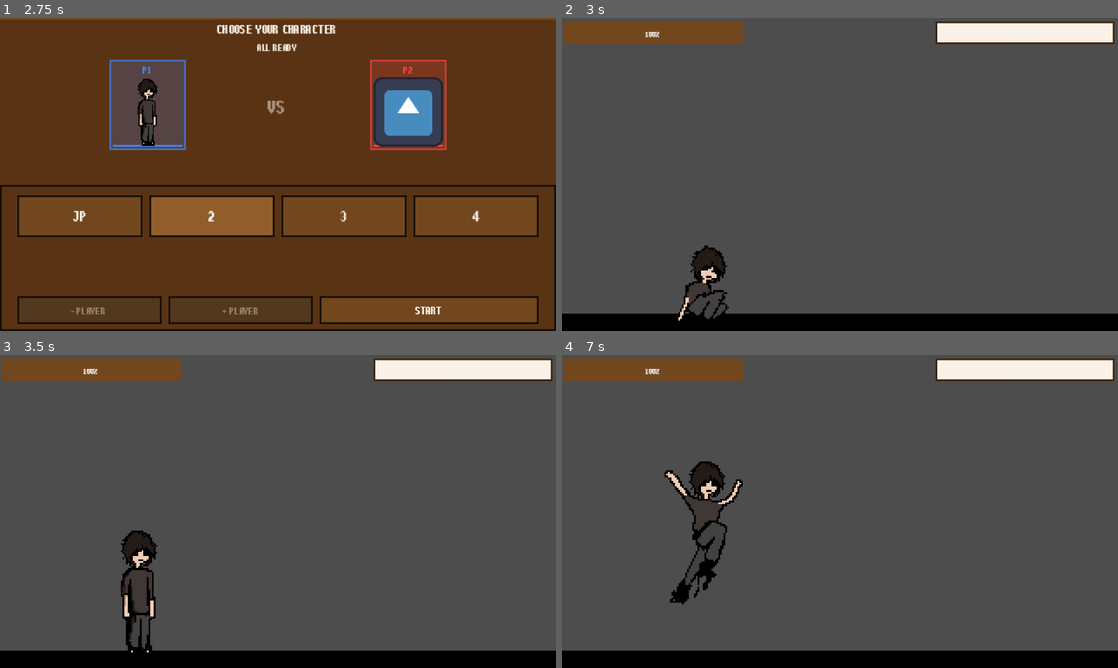
Above: before the commit, frames 1-4 (two rows, left to right).
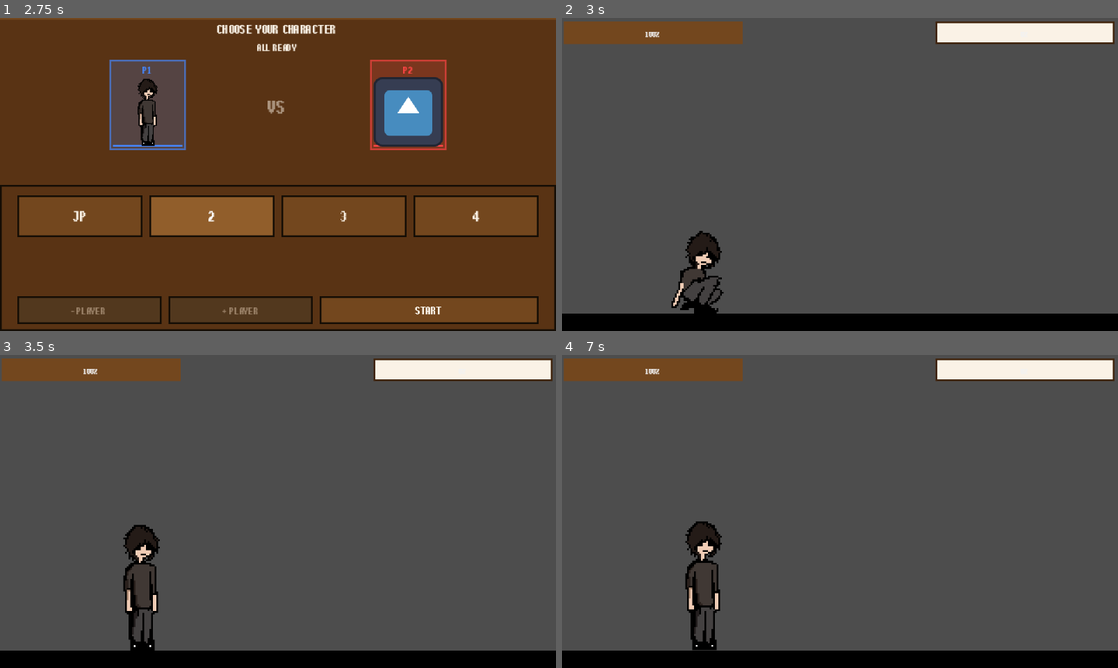
Above: after the commit, the same moments.

Repository: rcs227/Birkel-Brawlers
Game: Godot game, scene res://scenes/main_menu.tscn
Two runs of this game, one before a commit and one after it. Both use one fixed random seed, a clock stepped at 60 frames per second and the inputs below. The engine's default icon, where the game draws it, is replaced by a stand-in: a white triangle on a blue panel in a dark square.
Inputs:
- Up to frame 1 (2.75 s): click "PLAY" at 0.5 s; click "JP" at 1.25 s; click "2" at 2 s
- Up to frame 2 (3 s): click "START" at 2.75 s
- Up to frame 3 (3.5 s): no input
- Up to frame 4 (7 s): hold E (light_attack) 3.53-4.28 s; hold D (right) 3.53-5.03 s; tap Space (jump) at 3.77, 3.8, 4.07, 4.35, 4.52, 4.82, 6.02, 6.32, 6.77, 6.8 s; tap E (light_attack) at 4.55, 6.05 s; hold A (left) 5.03-5.78 s; hold Space (jump) 5.03-5.78 s; tap M (M) at 5.1 s; hold D (right) from 5.78 s (still down); tap Ctrl (crouch) at 5.85 s; hold E (light_attack) from 6.53 s (still down)

Frame 1 is identical in both runs. In frame 2, 1.4% of the frame differs, in the area x 19-30%, y 68-97%; in frame 3, 1.3%; in frame 4, 3.2%, in the area x 18-33%, y 34-95%.

Commit message:
Animations with sprite sheet

Diff:
--- a/characters/jp/jp.tscn
+++ b/characters/jp/jp.tscn
@@ -6,16 +6,10 @@
 [ext_resource type="Texture2D" uid="uid://p2pm8oyt21lo" path="res://sprites/jp/jp_shadow.png" id="2_vflki"]
 [ext_resource type="Texture2D" uid="uid://45l7sbbr4pnk" path="res://sprites/jp/jp_crouch.png" id="3_0ii53"]
 [ext_resource type="Resource" uid="uid://cvk0hf2lsaaln" path="res://characters/jp/attacks/light_special.tres" id="3_8hlw2"]
-[ext_resource type="Texture2D" uid="uid://lsgld8yayhbj" path="res://sprites/jp/jp_idle.png" id="4_8hlw2"]
-[ext_resource type="Texture2D" uid="uid://cf503hx2f27w5" path="res://sprites/jp/jp_block.png" id="5_h5w7u"]
-[ext_resource type="Texture2D" uid="uid://b7hi8yirtlfnh" path="res://sprites/jp/jp_shadow_light_attack.png" id="5_mi45g"]
-[ext_resource type="Texture2D" uid="uid://cmy6o2835akwx" path="res://sprites/jp/jp_shadow_medium_attack.png" id="6_h4wjq"]
+[ext_resource type="Texture2D" uid="uid://duvuwv5cknphb" path="res://characters/jp/jp_sprite_sheet.png" id="5_8hlw2"]
 [ext_resource type="Script" uid="uid://bewnpuayg7c65" path="res://scripts/player/state_machine.gd" id="7_h5w7u"]
-[ext_resource type="Texture2D" uid="uid://cidwveqyvjmw7" path="res://sprites/jp/jp_light_attack.png" id="8_8hlw2"]
 [ext_resource type="Script" uid="uid://kfxfdpxy4muh" path="res://scripts/player/states/idle_state.gd" id="8_fy61o"]
-[ext_resource type="Texture2D" uid="uid://cwnu5x0bex1b1" path="res://sprites/jp/jp_floating.png" id="8_qwne8"]
 [ext_resource type="Script" uid="uid://w2w0s7v86jh4" path="res://scripts/player/states/walk_state.gd" id="9_qwne8"]
-[ext_resource type="Texture2D" uid="uid://cbl7kxm4gh61h" path="res://sprites/jp/jp_landing.png" id="10_qwne8"]
 [ext_resource type="Script" uid="uid://cqwqubgkmfh58" path="res://scripts/player/states/attack_state.gd" id="10_v3aiu"]
 [ext_resource type="Script" uid="uid://45ekjxna8ejp" path="res://scripts/player/states/block_state.gd" id="11_7d0xu"]
 [ext_resource type="Script" uid="uid://b4yoke10a24wp" path="res://scripts/player/states/fall_state.gd" id="12_4cwt5"]
@@ -29,9 +23,9 @@
 [sub_resource type="RectangleShape2D" id="RectangleShape2D_hr5o0"]
 size = Vector2(20, 72)
 
-[sub_resource type="AtlasTexture" id="AtlasTexture_7d0xu"]
-atlas = ExtResource("5_h5w7u")
-region = Rect2(0, 0, 80, 80)
+[sub_resource type="AtlasTexture" id="AtlasTexture_mi45g"]
+atlas = ExtResource("5_8hlw2")
+region = Rect2(256, 384, 128, 128)
 
 [sub_resource type="AtlasTexture" id="AtlasTexture_4k224"]
 atlas = ExtResource("2_vflki")
@@ -49,115 +43,159 @@
 atlas = ExtResource("3_0ii53")
 region = Rect2(134, 0, 67, 72)
 
+[sub_resource type="AtlasTexture" id="AtlasTexture_h4wjq"]
+atlas = ExtResource("5_8hlw2")
+region = Rect2(96, 182, 48, 91)
+
+[sub_resource type="AtlasTexture" id="AtlasTexture_h5w7u"]
+atlas = ExtResource("5_8hlw2")
+region = Rect2(0, 1152, 128, 128)
+
+[sub_resource type="AtlasTexture" id="AtlasTexture_fy61o"]
+atlas = ExtResource("5_8hlw2")
+region = Rect2(128, 1152, 128, 128)
+
+[sub_resource type="AtlasTexture" id="AtlasTexture_qwne8"]
+atlas = ExtResource("5_8hlw2")
+region = Rect2(256, 1152, 128, 128)
+
+[sub_resource type="AtlasTexture" id="AtlasTexture_v3aiu"]
+atlas = ExtResource("5_8hlw2")
+region = Rect2(384, 1152, 128, 128)
+
+[sub_resource type="AtlasTexture" id="AtlasTexture_7d0xu"]
+atlas = ExtResource("5_8hlw2")
+region = Rect2(512, 1152, 128, 128)
+
 [sub_resource type="AtlasTexture" id="AtlasTexture_4cwt5"]
-atlas = ExtResource("8_qwne8")
-region = Rect2(0, 0, 64, 80)
-
-[sub_resource type="AtlasTexture" id="AtlasTexture_sfd5a"]
-atlas = ExtResource("4_8hlw2")
-region = Rect2(0, 0, 29, 74)
-
-[sub_resource type="AtlasTexture" id="AtlasTexture_j174a"]
-atlas = ExtResource("4_8hlw2")
-region = Rect2(29, 0, 29, 74)
-
-[sub_resource type="AtlasTexture" id="AtlasTexture_u10nd"]
-atlas = ExtResource("4_8hlw2")
-region = Rect2(58, 0, 29, 74)
-
-[sub_resource type="AtlasTexture" id="AtlasTexture_nr3pk"]
-atlas = ExtResource("4_8hlw2")
-region = Rect2(87, 0, 29, 74)
-
-[sub_resource type="AtlasTexture" id="AtlasTexture_2utmg"]
-atlas = ExtResource("4_8hlw2")
-region = Rect2(116, 0, 29, 74)
+atlas = ExtResource("5_8hlw2")
+region = Rect2(640, 1152, 128, 128)
 
 [sub_resource type="AtlasTexture" id="AtlasTexture_u6jbq"]
-atlas = ExtResource("10_qwne8")
-region = Rect2(0, 18, 64, 82)
+atlas = ExtResource("5_8hlw2")
+region = Rect2(768, 1152, 128, 128)
 
 [sub_resource type="AtlasTexture" id="AtlasTexture_3y1rc"]
-atlas = ExtResource("10_qwne8")
-region = Rect2(64, 18, 64, 82)
-
-[sub_resource type="AtlasTexture" id="AtlasTexture_mi45g"]
-atlas = ExtResource("8_8hlw2")
-region = Rect2(0, 0, 64, 80)
-
-[sub_resource type="AtlasTexture" id="AtlasTexture_h4wjq"]
-atlas = ExtResource("8_8hlw2")
-region = Rect2(64, 0, 64, 80)
-
-[sub_resource type="AtlasTexture" id="AtlasTexture_h5w7u"]
-atlas = ExtResource("8_8hlw2")
-region = Rect2(128, 0, 64, 80)
-
-[sub_resource type="AtlasTexture" id="AtlasTexture_fy61o"]
-atlas = ExtResource("8_8hlw2")
-region = Rect2(192, 0, 64, 80)
-
-[sub_resource type="AtlasTexture" id="AtlasTexture_qwne8"]
-atlas = ExtResource("8_8hlw2")
-region = Rect2(256, 0, 64, 80)
-
-[sub_resource type="AtlasTexture" id="AtlasTexture_v3aiu"]
-atlas = ExtResource("8_8hlw2")
-region = Rect2(320, 0, 64, 80)
-
-[sub_resource type="AtlasTexture" id="AtlasTexture_0v5ke"]
-atlas = ExtResource("5_mi45g")
-region = Rect2(0, 0, 80, 84)
-
-[sub_resource type="AtlasTexture" id="AtlasTexture_nucey"]
-atlas = ExtResource("5_mi45g")
-region = Rect2(80, 0, 80, 84)
-
-[sub_resource type="AtlasTexture" id="AtlasTexture_ei0xq"]
-atlas = ExtResource("5_mi45g")
-region = Rect2(160, 0, 80, 84)
-
-[sub_resource type="AtlasTexture" id="AtlasTexture_d2m7x"]
-atlas = ExtResource("5_mi45g")
-region = Rect2(240, 0, 80, 84)
-
-[sub_resource type="AtlasTexture" id="AtlasTexture_vwyf3"]
-atlas = ExtResource("5_mi45g")
-region = Rect2(320, 0, 80, 84)
-
-[sub_resource type="AtlasTexture" id="AtlasTexture_vyd52"]
-atlas = ExtResource("6_h4wjq")
-region = Rect2(0, 0, 150, 150)
-
-[sub_resource type="AtlasTexture" id="AtlasTexture_f6w2d"]
-atlas = ExtResource("6_h4wjq")
-region = Rect2(150, 0, 150, 150)
-
-[sub_resource type="AtlasTexture" id="AtlasTexture_bimso"]
-atlas = ExtResource("6_h4wjq")
-region = Rect2(300, 0, 150, 150)
-
-[sub_resource type="AtlasTexture" id="AtlasTexture_4lqjt"]
-atlas = ExtResource("6_h4wjq")
-region = Rect2(450, 0, 150, 150)
-
-[sub_resource type="AtlasTexture" id="AtlasTexture_0euut"]
-atlas = ExtResource("6_h4wjq")
-region = Rect2(600, 0, 150, 150)
-
-[sub_resource type="AtlasTexture" id="AtlasTexture_gqum3"]
-atlas = ExtResource("6_h4wjq")
-region = Rect2(750, 0, 150, 150)
-
-[sub_resource type="AtlasTexture" id="AtlasTexture_plgq0"]
-atlas = ExtResource("6_h4wjq")
-region = Rect2(900, 0, 150, 150)
+atlas = ExtResource("5_8hlw2")
+region = Rect2(896, 1152, 128, 128)
+
+[sub_resource type="AtlasTexture" id="AtlasTexture_1518n"]
+atlas = ExtResource("5_8hlw2")
+region = Rect2(1024, 1152, 128, 128)
+
+[sub_resource type="AtlasTexture" id="AtlasTexture_gov72"]
+atlas = ExtResource("5_8hlw2")
+region = Rect2(0, 0, 128, 128)
+
+[sub_resource type="AtlasTexture" id="AtlasTexture_783yc"]
+atlas = ExtResource("5_8hlw2")
+region = Rect2(128, 0, 128, 128)
+
+[sub_resource type="AtlasTexture" id="AtlasTexture_rc60i"]
+atlas = ExtResource("5_8hlw2")
+region = Rect2(256, 0, 128, 128)
+
+[sub_resource type="AtlasTexture" id="AtlasTexture_gxmhg"]
+atlas = ExtResource("5_8hlw2")
+region = Rect2(384, 0, 128, 128)
+
+[sub_resource type="AtlasTexture" id="AtlasTexture_g4isb"]
+atlas = ExtResource("5_8hlw2")
+region = Rect2(512, 0, 128, 128)
+
+[sub_resource type="AtlasTexture" id="AtlasTexture_tawnk"]
+atlas = ExtResource("5_8hlw2")
+region = Rect2(0, 256, 128, 128)
+
+[sub_resource type="AtlasTexture" id="AtlasTexture_bk7ld"]
+atlas = ExtResource("5_8hlw2")
+region = Rect2(128, 256, 128, 128)
+
+[sub_resource type="AtlasTexture" id="AtlasTexture_3xvsd"]
+atlas = ExtResource("5_8hlw2")
+region = Rect2(256, 256, 128, 128)
+
+[sub_resource type="AtlasTexture" id="AtlasTexture_15g3d"]
+atlas = ExtResource("5_8hlw2")
+region = Rect2(0, 384, 128, 128)
+
+[sub_resource type="AtlasTexture" id="AtlasTexture_onrkn"]
+atlas = ExtResource("5_8hlw2")
+region = Rect2(128, 384, 128, 128)
+
+[sub_resource type="AtlasTexture" id="AtlasTexture_0ntct"]
+atlas = ExtResource("5_8hlw2")
+region = Rect2(0, 440, 48, 88)
+
+[sub_resource type="AtlasTexture" id="AtlasTexture_6srw7"]
+atlas = ExtResource("5_8hlw2")
+region = Rect2(48, 440, 48, 88)
+
+[sub_resource type="AtlasTexture" id="AtlasTexture_pvk5u"]
+atlas = ExtResource("5_8hlw2")
+region = Rect2(96, 440, 48, 88)
+
+[sub_resource type="AtlasTexture" id="AtlasTexture_nmd46"]
+atlas = ExtResource("5_8hlw2")
+region = Rect2(144, 440, 48, 88)
+
+[sub_resource type="AtlasTexture" id="AtlasTexture_cmorc"]
+atlas = ExtResource("5_8hlw2")
+region = Rect2(192, 440, 48, 88)
+
+[sub_resource type="AtlasTexture" id="AtlasTexture_cav44"]
+atlas = ExtResource("5_8hlw2")
+region = Rect2(0, 534, 61, 89)
+
+[sub_resource type="AtlasTexture" id="AtlasTexture_qwm1f"]
+atlas = ExtResource("5_8hlw2")
+region = Rect2(61, 534, 61, 89)
+
+[sub_resource type="AtlasTexture" id="AtlasTexture_lp815"]
+atlas = ExtResource("5_8hlw2")
+region = Rect2(122, 534, 61, 89)
+
+[sub_resource type="AtlasTexture" id="AtlasTexture_6q4ui"]
+atlas = ExtResource("5_8hlw2")
+region = Rect2(183, 534, 61, 89)
+
+[sub_resource type="AtlasTexture" id="AtlasTexture_x2jsq"]
+atlas = ExtResource("5_8hlw2")
+region = Rect2(244, 534, 61, 89)
+
+[sub_resource type="AtlasTexture" id="AtlasTexture_11fnw"]
+atlas = ExtResource("5_8hlw2")
+region = Rect2(384, 384, 128, 128)
+
+[sub_resource type="AtlasTexture" id="AtlasTexture_8hlw2"]
+atlas = ExtResource("5_8hlw2")
+region = Rect2(0, 128, 128, 128)
+
+[sub_resource type="AtlasTexture" id="AtlasTexture_s3tbn"]
+atlas = ExtResource("5_8hlw2")
+region = Rect2(128, 128, 128, 128)
+
+[sub_resource type="AtlasTexture" id="AtlasTexture_f6hel"]
+atlas = ExtResource("5_8hlw2")
+region = Rect2(256, 128, 128, 128)
+
+[sub_resource type="AtlasTexture" id="AtlasTexture_gfam4"]
+atlas = ExtResource("5_8hlw2")
+region = Rect2(384, 128, 128, 128)
+
+[sub_resource type="AtlasTexture" id="AtlasTexture_nnsc3"]
+atlas = ExtResource("5_8hlw2")
+region = Rect2(512, 128, 128, 128)
+
+[sub_resource type="AtlasTexture" id="AtlasTexture_b58ad"]
+atlas = ExtResource("5_8hlw2")
+region = Rect2(640, 128, 128, 128)
 
 [sub_resource type="SpriteFrames" id="SpriteFrames_70irc"]
 animations = [{
 "frames": [{
 "duration": 1.0,
-"texture": SubResource("AtlasTexture_7d0xu")
+"texture": SubResource("AtlasTexture_mi45g")
 }],
 "loop": true,
 "name": &"block",
@@ -185,40 +223,96 @@
 "name": &"crouch_old",
 "speed": 6.0
 }, {
-"frames": [{
+"frames": [],
+"loop": true,
+"name": &"fall",
+"speed": 5.0
+}, {
+"frames": [{
+"duration": 1.0,
+"texture": SubResource("AtlasTexture_h4wjq")
+}],
+"loop": true,
+"name": &"float",
+"speed": 5.0
+}, {
+"frames": [],
+"loop": true,
+"name": &"heavy_attack",
+"speed": 5.0
+}, {
+"frames": [{
+"duration": 1.0,
+"texture": SubResource("AtlasTexture_h5w7u")
+}, {
+"duration": 1.0,
+"texture": SubResource("AtlasTexture_fy61o")
+}, {
+"duration": 1.0,
+"texture": SubResource("AtlasTexture_qwne8")
+}, {
+"duration": 1.0,
+"texture": SubResource("AtlasTexture_v3aiu")
+}, {
+"duration": 1.0,
+"texture": SubResource("AtlasTexture_7d0xu")
+}, {
 "duration": 1.0,
 "texture": SubResource("AtlasTexture_4cwt5")
-}],
-"loop": true,
-"name": &"fall",
-"speed": 5.0
-}, {
-"frames": [{
-"duration": 1.0,
-"texture": SubResource("AtlasTexture_sfd5a")
-}, {
-"duration": 1.0,
-"texture": SubResource("AtlasTexture_j174a")
-}, {
-"duration": 1.0,
-"texture": SubResource("AtlasTexture_u10nd")
-}, {
-"duration": 1.0,
-"texture": SubResource("AtlasTexture_nr3pk")
-}, {
-"duration": 1.0,
-"texture": SubResource("AtlasTexture_2utmg")
+}, {
+"duration": 1.0,
+"texture": SubResource("AtlasTexture_u6jbq")
+}, {
+"duration": 1.0,
+"texture": SubResource("AtlasTexture_3y1rc")
+}, {
+"duration": 1.0,
+"texture": SubResource("AtlasTexture_1518n")
+}],
+"loop": false,
+"name": &"heavy_special",
+"speed": 8.0
+}, {
+"frames": [{
+"duration": 1.0,
+"texture": SubResource("AtlasTexture_gov72")
+}, {
+"duration": 1.0,
+"texture": SubResource("AtlasTexture_783yc")
+}, {
+"duration": 1.0,
+"texture": SubResource("AtlasTexture_rc60i")
+}, {
+"duration": 1.0,
+"texture": SubResource("AtlasTexture_gxmhg")
+}, {
+"duration": 1.0,
+"texture": SubResource("AtlasTexture_g4isb")
 }],
 "loop": true,
 "name": &"idle",
-"speed": 6.0
-}, {
-"frames": [{
-"duration": 1.0,
-"texture": SubResource("AtlasTexture_u6jbq")
-}, {
-"duration": 1.0,
-"texture": SubResource("AtlasTexture_3y1rc")
+"speed": 5.0
+}, {
+"frames": [{
+"duration": 1.0,
+"texture": SubResource("AtlasTexture_tawnk")
+}, {
+"duration": 1.0,
+"texture": SubResource("AtlasTexture_bk7ld")
+}, {
+"duration": 1.0,
+"texture": SubResource("AtlasTexture_3xvsd")
+}],
+"loop": false,
+"name": &"jump",
+"speed": 9.0
+}, {
+"frames": [{
+"duration": 1.0,
+"texture": SubResource("AtlasTexture_15g3d")
+}, {
+"duration": 1.0,
+"texture": SubResource("AtlasTexture_onrkn")
 }],
 "loop": false,
 "name": &"land",
@@ -226,22 +320,19 @@
 }, {
 "frames": [{
 "duration": 1.0,
-"texture": SubResource("AtlasTexture_mi45g")
-}, {
-"duration": 1.0,
-"texture": SubResource("AtlasTexture_h4wjq")
-}, {
-"duration": 1.0,
-"texture": SubResource("AtlasTexture_h5w7u")
-}, {
-"duration": 1.0,
-"texture": SubResource("AtlasTexture_fy61o")
-}, {
-"duration": 1.0,
-"texture": SubResource("AtlasTexture_qwne8")
-}, {
-"duration": 1.0,
-"texture": SubResource("AtlasTexture_v3aiu")
+"texture": SubResource("AtlasTexture_0ntct")
+}, {
+"duration": 1.0,
+"texture": SubResource("AtlasTexture_6srw7")
+}, {
+"duration": 1.0,
+"texture": SubResource("AtlasTexture_pvk5u")
+}, {
+"duration": 1.0,
+"texture": SubResource("AtlasTexture_nmd46")
+}, {
+"duration": 1.0,
+"texture": SubResource("AtlasTexture_cmorc")
 }],
 "loop": false,
 "name": &"light_attack",
@@ -249,49 +340,64 @@
 }, {
 "frames": [{
 "duration": 1.0,
-"texture": SubResource("AtlasTexture_0v5ke")
-}, {
-"duration": 1.0,
-"texture": SubResource("AtlasTexture_nucey")
-}, {
-"duration": 1.0,
-"texture": SubResource("AtlasTexture_ei0xq")
-}, {
-"duration": 1.0,
-"texture": SubResource("AtlasTexture_d2m7x")
-}, {
-"duration": 1.0,
-"texture": SubResource("AtlasTexture_vwyf3")
+"texture": SubResource("AtlasTexture_cav44")
+}, {
+"duration": 1.0,
+"texture": SubResource("AtlasTexture_qwm1f")
+}, {
+"duration": 1.0,
+"texture": SubResource("AtlasTexture_lp815")
+}, {
+"duration": 1.0,
+"texture": SubResource("AtlasTexture_6q4ui")
+}, {
+"duration": 1.0,
+"texture": SubResource("AtlasTexture_x2jsq")
 }],
 "loop": false,
 "name": &"light_special",
 "speed": 6.0
 }, {
-"frames": [{
-"duration": 1.0,
-"texture": SubResource("AtlasTexture_vyd52")
-}, {
-"duration": 1.0,
-"texture": SubResource("AtlasTexture_f6w2d")
-}, {
-"duration": 1.0,
-"texture": SubResource("AtlasTexture_bimso")
-}, {
-"duration": 1.0,
-"texture": SubResource("AtlasTexture_4lqjt")
-}, {
-"duration": 1.0,
-"texture": SubResource("AtlasTexture_0euut")
-}, {
-"duration": 1.0,
-"texture": SubResource("AtlasTexture_gqum3")
-}, {
-"duration": 1.0,
-"texture": SubResource("AtlasTexture_plgq0")
-}],
+"frames": [],
 "loop": false,
 "name": &"medium_attack",
 "speed": 9.0
+}, {
+"frames": [],
+"loop": true,
+"name": &"medium_special",
+"speed": 5.0
+}, {
+"frames": [{
+"duration": 1.0,
+"texture": SubResource("AtlasTexture_11fnw")
+}],
+"loop": true,
+"name": &"parry",
+"speed": 5.0
+}, {
+"frames": [{
+"duration": 1.0,
+"texture": SubResource("AtlasTexture_8hlw2")
+}, {
+"duration": 1.0,
+"texture": SubResource("AtlasTexture_s3tbn")
+}, {
+"duration": 1.0,
+"texture": SubResource("AtlasTexture_f6hel")
+}, {
+"duration": 1.0,
+"texture": SubResource("AtlasTexture_gfam4")
+}, {
+"duration": 1.0,
+"texture": SubResource("AtlasTexture_nnsc3")
+}, {
+"duration": 1.0,
+"texture": SubResource("AtlasTexture_b58ad")
+}],
+"loop": true,
+"name": &"walk",
+"speed": 5.0
 }]
 
 [sub_resource type="Animation" id="Animation_h5w7u"]
@@ -405,12 +511,10 @@
 shape = SubResource("RectangleShape2D_hr5o0")
 
 [node name="AnimatedSprite2D" type="AnimatedSprite2D" parent="." unique_id=66600063]
-position = Vector2(0, 1)
+position = Vector2(3, -31)
 scale = Vector2(1, 1.030303)
 sprite_frames = SubResource("SpriteFrames_70irc")
-animation = &"land"
-frame = 1
-frame_progress = 1.0
+animation = &"parry"
 
 [node name="StateMachine" type="Node" parent="." unique_id=776769573]
 script = ExtResource("7_h5w7u")
Binary file changed: characters/jp/jp_sprite_sheet.png
